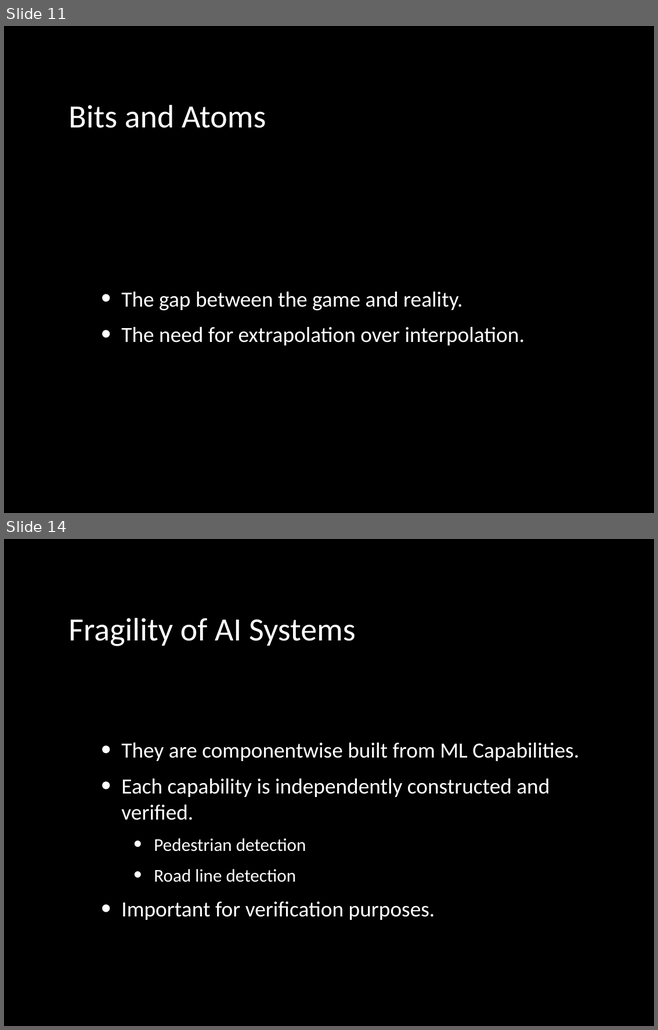
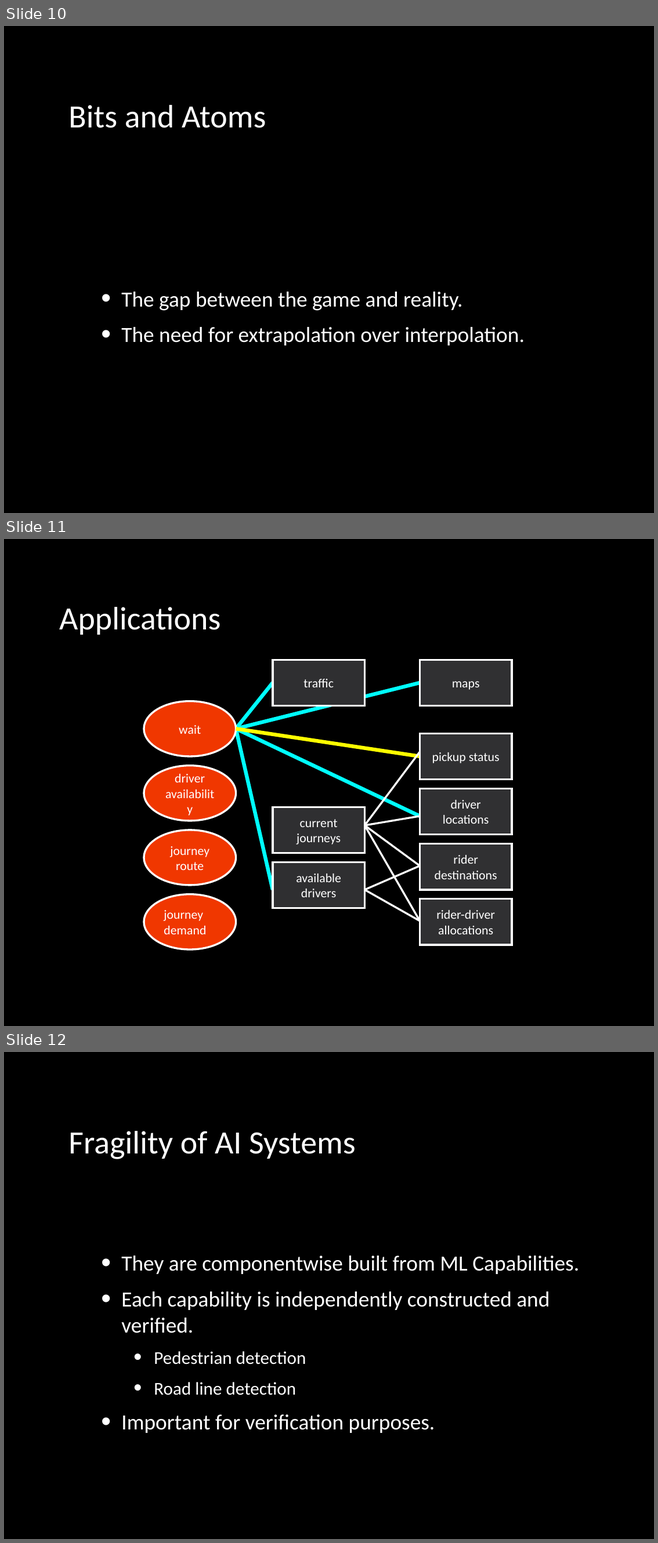
Before and after one commit to lawrennd/slides, a slide deck: 2019-09-20-machine-learning-systems-design.pptx. Shown one above the other, each under a label of ours: slides 11 and 14 before the commit, slides 10, 11 and 12 after it; the slides between them are not shown. The pictures are 658x1030 and 658x1543 pixels, drawn with LibreOffice and Linux fonts; fonts in the diff are those of the drawing. Boxes give left, top, right and bottom in pixels: in the first picture for what was removed or moved away, otherwise in the second. Text is boxed around its words. In the diff, an @@ line names an element or a change of style, - is before the commit and + after.

```diff
--- a/2019-09-20-machine-learning-systems-design.pptx
+++ b/2019-09-20-machine-learning-systems-design.pptx
@@ slide 11 added at (4,539,654,1026), background #000000 @@
@@ title added at (59,607,220,635), 36 pt, text gradient #FFFFFF to #BFBFBF @@
+Applications
@@ rectangle added at (273,660,364,706), fill #2F2F31, outline #FFFFFF 2.13 pt, 14 pt, text #FFFFFF @@
+traffic
@@ rectangle added at (420,660,511,706), fill #303032, outline #FFFFFF 2.13 pt, 14 pt, text #FFFFFF @@
+maps
@@ ellipse added at (144,701,235,756), fill #F03700, outline #FFFFFF 2.13 pt, 14 pt, text #FFFFFF @@
+wait
@@ group added at (236,683,420,890): 4 lines @@
@@ line added from (236, 729) to (420, 756), #FFFF00 4.13 pt @@
@@ rectangle added at (420,733,511,779), fill #303032, outline #FFFFFF 2.13 pt, 14 pt, text #FFFFFF @@
+pickup status
@@ ellipse added at (144,766,235,821), fill #F03700, outline #FFFFFF 2.13 pt, 14 pt, text #FFFFFF @@
+driver availability
@@ rectangle added at (420,788,511,835), fill #303032, outline #FFFFFF 2.13 pt, 14 pt, text #FFFFFF @@
+driver locations
@@ ellipse added at (144,830,235,885), fill #F03700, outline #FFFFFF 2.13 pt, 14 pt, text #FFFFFF @@
+journey route
@@ rectangle added at (420,843,511,890), fill #303032, outline #FFFFFF 2.13 pt, 14 pt, text #FFFFFF @@
+rider destinations
@@ ellipse added at (144,895,235,950), fill #F03700, outline #FFFFFF 2.13 pt, 14 pt, text #FFFFFF @@
+journey demand
@@ group added at (273,752,420,921): 6 lines, 2 rectangles @@
+current journeys
+available drivers
@@ rectangle added at (420,899,511,945), fill #303032, outline #FFFFFF 2.13 pt, 14 pt, text #FFFFFF @@
+rider-driver allocations
@@ what was slide 11 is now slide 10 @@
@@ what was slide 14 is now slide 12 @@
```
Also in this commit, not shown: 2 slides changed, 3 other slides added, 19 slides removed.
